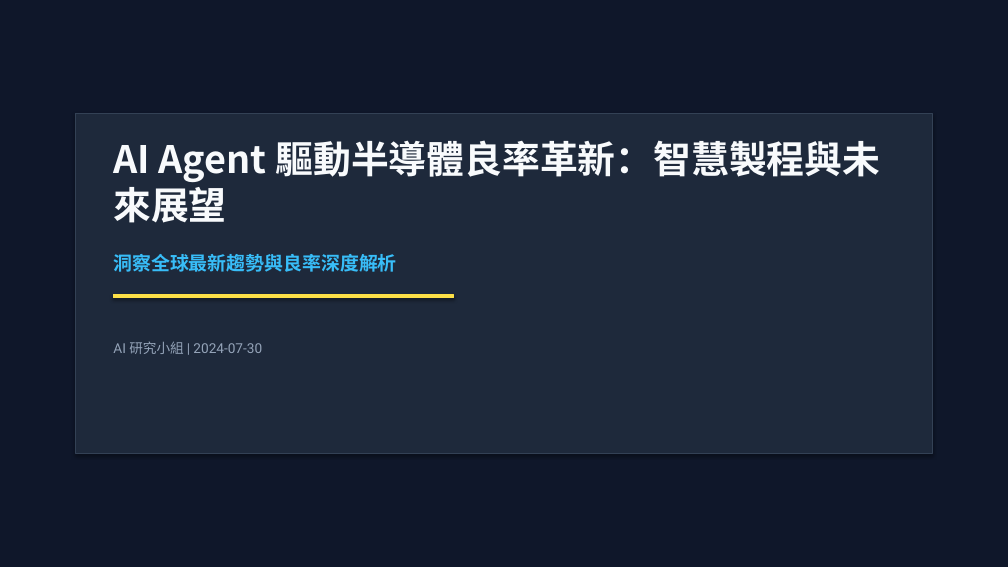
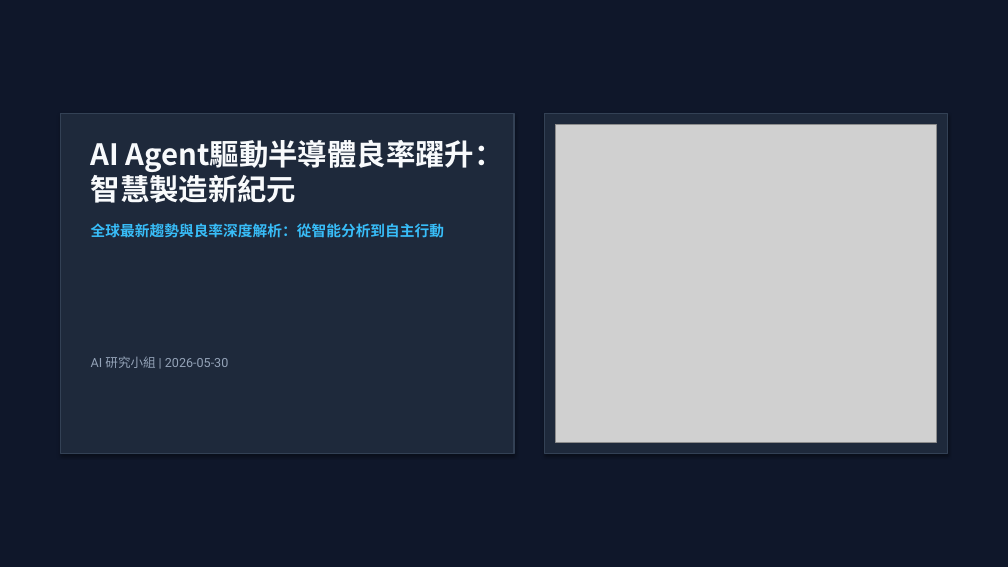
Before and after one commit to HJHuang1-lab/semiconductor-AI_report, a slide deck: slide 1 of AI_Agent_Semiconductor_Yield_Report.pptx. Drawn at 1008x567 pixels with LibreOffice and Linux fonts; fonts in the diff are those of the drawing; grey boxes stand for pictures. Boxes give left, top, right and bottom in pixels: in the first picture for what was removed or moved away, otherwise in the second. Text is boxed around its words. In the diff, an @@ line names an element or a change of style, - is before the commit and + after.

```diff
--- a/AI_Agent_Semiconductor_Yield_Report.pptx
+++ b/AI_Agent_Semiconductor_Yield_Report.pptx
@@ rectangle: place and size @@
-rectangle at [76,113,932,454]
+rectangle at [60,113,514,454]
@@ rectangle added at [544,113,948,454], fill #1E293B, outline #334155 1.5 pt @@
@@ text at [91,140,504,238]: text changed; size 36 to 28 pt @@
-AI Agent 驅動半導體良率革新：智慧製程與未來展望
-洞察全球最新趨勢與良率深度解析
+AI Agent驅動半導體良率躍升：智慧製造新紀元
+全球最新趨勢與良率深度解析：從智能分析到自主行動
@@ picture added at [556,125,936,442] @@
@@ rectangle removed at [113,295,454,298] @@
@@ text at [91,356,229,368]: text changed; size 13 to 12 pt @@
-AI 研究小組 | 2024-07-30
+AI 研究小組 | 2026-05-30
```
Also in this commit, not shown: 2 other slides changed, 4 slides added, 4 slides removed, 5 other files.
